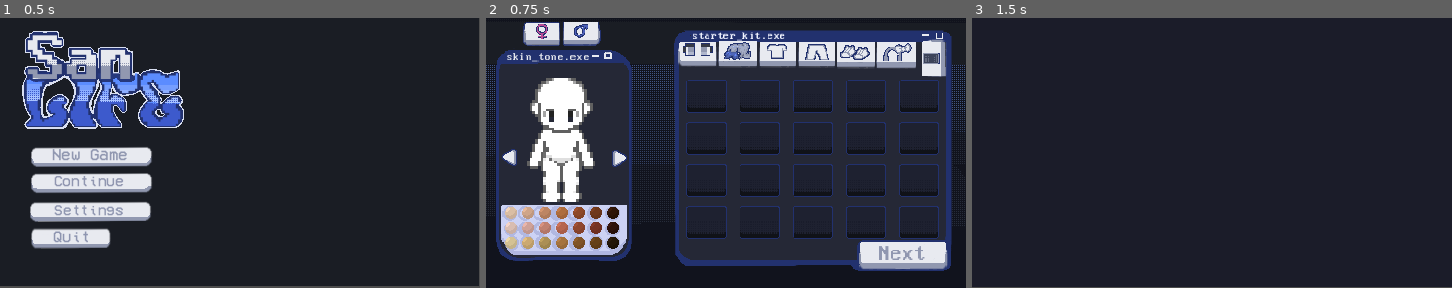
Above: before the commit, frames 1-3 (left to right).
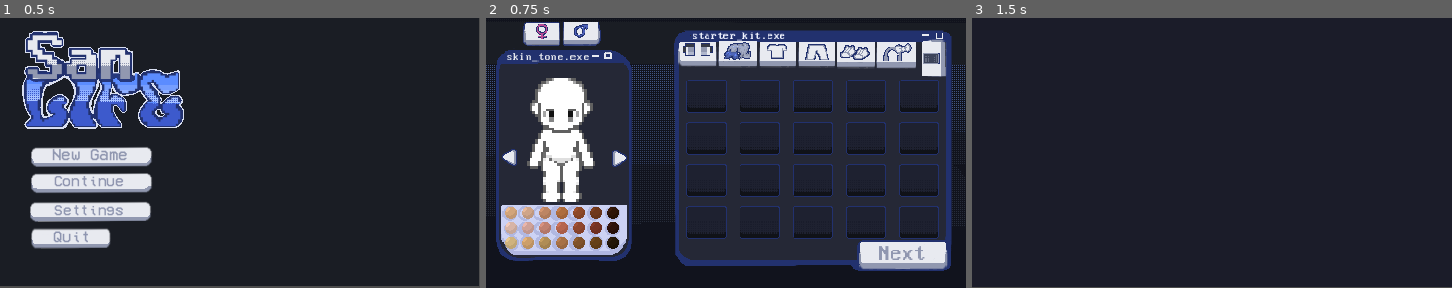
Above: after the commit, the same moments.

Repository: darkdoll4/SanLife
Game: Godot game, scene res://scenes/main_menu.tscn
Two runs of this game, one before a commit and one after it. Both use one fixed random seed, a clock stepped at 60 frames per second and the inputs below.
Inputs (mouse positions are in pixels of both pictures, inside the frame that each line leads up to):
- Up to frame 1 (0.5 s): no input
- Up to frame 2 (0.75 s): click (577, 158) at 0.5 s
- Up to frame 3 (1.5 s): click (1389, 255) at 1.25 s

Frame 1 is identical in both runs. In frame 2, 0.1% of the frame differs, in the area x 3-19%, y 36-83%; in frame 3, nothing differs.

Commit message:
changed skin tones a bit, added new models and their eyes

Diff:
--- a/san-life/scenes/character_creator.gd
+++ b/san-life/scenes/character_creator.gd
@@ -7,25 +7,25 @@
 
 #Skintone data - color + which base to use
 var skin_tones = [
-	{color = Color("#f5d5b8"), dark = false},
+	{color = Color("ecb98aff"), dark = false},
 	{color = Color("#e8b99a"), dark = false},
 	{color = Color("#d4956f"), dark = false},
 	{color = Color("#c47a45"), dark = false},
 	{color = Color("#a0522d"), dark = true},
 	{color = Color("#7d3f1e"), dark = true},
 	{color = Color("733614ff"), dark = true},
-	{color = Color("f4d4c7ff"), dark = false},
+	{color = Color("f1cabaff"), dark = false},
 	{color = Color("e9b6acff"), dark = false},
 	{color = Color("d8917eff"), dark = false},
 	{color = Color("cd7258ff"), dark = false},
 	{color = Color("a15035ff"), dark = true},
 	{color = Color("843826ff"), dark = true},
 	{color = Color("702e1dff"), dark = true},
-	{color = Color("eedaa6ff"), dark = false},
-	{color = Color("e4be80ff"), dark = false},
-	{color = Color("c0a15fff"), dark = false},
-	{color = Color("b98146ff"), dark = false},
-	{color = Color("905e2cff"), dark = true},
+	{color = Color("e9c98dff"), dark = false},
+	{color = Color("e5b278ff"), dark = false},
+	{color = Color("c69e60ff"), dark = false},
+	{color = Color("bb7f4eff"), dark = false},
+	{color = Color("905d30ff"), dark = true},
 	{color = Color("71481bff"), dark = true},
 	{color = Color("583b17ff"), dark = true},
 ]
--- a/san-life/scenes/character_creator.tscn
+++ b/san-life/scenes/character_creator.tscn
@@ -3,18 +3,20 @@
 [ext_resource type="Script" uid="uid://bsgpgkhyq50fm" path="res://scenes/character_creator.gd" id="1_7lds4"]
 [ext_resource type="Texture2D" uid="uid://c2mpsnfr6if0d" path="res://assets/char creator/buttons, tabs/dither background.png" id="1_xm6ha"]
 [ext_resource type="Texture2D" uid="uid://dvdwi83j3v8vg" path="res://assets/char creator/buttons, tabs/skin tone exe.png" id="2_ucp7b"]
-[ext_resource type="Texture2D" uid="uid://cu4egtyckedlo" path="res://assets/characters/female/dark female .png" id="3_hx0hx"]
+[ext_resource type="Texture2D" uid="uid://bt261cci13xr7" path="res://assets/characters/female/light female, no eyes (official).png" id="2_xfpfe"]
 [ext_resource type="Texture2D" uid="uid://coh1snbbivumt" path="res://assets/char creator/buttons, tabs/starter exe.png" id="3_oy0w6"]
+[ext_resource type="Texture2D" uid="uid://dgav3bdgby65l" path="res://assets/characters/female/dark female no eyes (official).png" id="3_xxul2"]
 [ext_resource type="Texture2D" uid="uid://d0w8vgtb3lnk" path="res://assets/char creator/buttons, tabs/female button.png" id="4_f0wb7"]
 [ext_resource type="Texture2D" uid="uid://c8keqmxsrb1ix" path="res://assets/char creator/buttons, tabs/male button.png" id="5_22p58"]
 [ext_resource type="Texture2D" uid="uid://cnq53kb8yl7wi" path="res://assets/char creator/buttons, tabs/female selected.png" id="5_mdm0h"]
-[ext_resource type="Texture2D" uid="uid://cceg717b2o4yn" path="res://assets/characters/female/light female.png" id="6_ucp7b"]
 [ext_resource type="Texture2D" uid="uid://owrrq304vgo6" path="res://assets/char creator/buttons, tabs/eyes.png" id="7_f0wb7"]
 [ext_resource type="Texture2D" uid="uid://dx3vqbtub8bwk" path="res://assets/char creator/buttons, tabs/male selected.png" id="7_ptvhl"]
 [ext_resource type="Texture2D" uid="uid://cf5jeiqvjqonv" path="res://assets/char creator/buttons, tabs/eyes selected .png" id="8_22p58"]
 [ext_resource type="Texture2D" uid="uid://cg3fplrsjq4v3" path="res://assets/char creator/buttons, tabs/hair.png" id="9_loqas"]
 [ext_resource type="Texture2D" uid="uid://be1h8pujooplk" path="res://assets/char creator/buttons, tabs/hair selected.png" id="10_cy6o4"]
 [ext_resource type="Shader" uid="uid://2dk0w6hlwuxj" path="res://assets/skin_shader.gdshader" id="11_xfpfe"]
+[ext_resource type="Texture2D" uid="uid://bw4ecijvjmjbe" path="res://assets/characters/female/female eyelash.png" id="12_e8qli"]
+[ext_resource type="Texture2D" uid="uid://8oj42f08wo6s" path="res://assets/characters/female/female pupils.png" id="13_kschl"]
 [ext_resource type="Texture2D" uid="uid://qdw46sfys8q2" path="res://assets/char creator/buttons, tabs/shirt.png" id="13_yns5i"]
 [ext_resource type="Texture2D" uid="uid://p72elpc35l83" path="res://assets/char creator/buttons, tabs/shirt selected.png" id="14_dk5wx"]
 [ext_resource type="Texture2D" uid="uid://6xl3u8oejr00" path="res://assets/char creator/buttons, tabs/hats selected.png" id="14_y4ojd"]
@@ -46,8 +48,8 @@
 grow_horizontal = 2
 grow_vertical = 2
 script = ExtResource("1_7lds4")
-light_body = ExtResource("6_ucp7b")
-dark_body = ExtResource("3_hx0hx")
+light_body = ExtResource("2_xfpfe")
+dark_body = ExtResource("3_xxul2")
 
 [node name="ColorRect" type="ColorRect" parent="." unique_id=612044231]
 layout_mode = 0
@@ -108,7 +110,19 @@
 material = SubResource("ShaderMaterial_xxul2")
 position = Vector2(82, 122.000015)
 scale = Vector2(2.7376258, 2.7376258)
-texture = ExtResource("6_ucp7b")
+texture = ExtResource("2_xfpfe")
+region_enabled = true
+region_rect = Rect2(0, 0, 30, 47)
+
+[node name="eyelash" type="Sprite2D" parent="Characterbody" unique_id=51376053]
+position = Vector2(-7.415747e-08, -6.198883e-06)
+texture = ExtResource("12_e8qli")
+region_enabled = true
+region_rect = Rect2(0, 0, 30, 47)
+
+[node name="pupil" type="Sprite2D" parent="Characterbody" unique_id=1095314854]
+position = Vector2(0, -5.722046e-06)
+texture = ExtResource("13_kschl")
 region_enabled = true
 region_rect = Rect2(0, 0, 30, 47)
 
